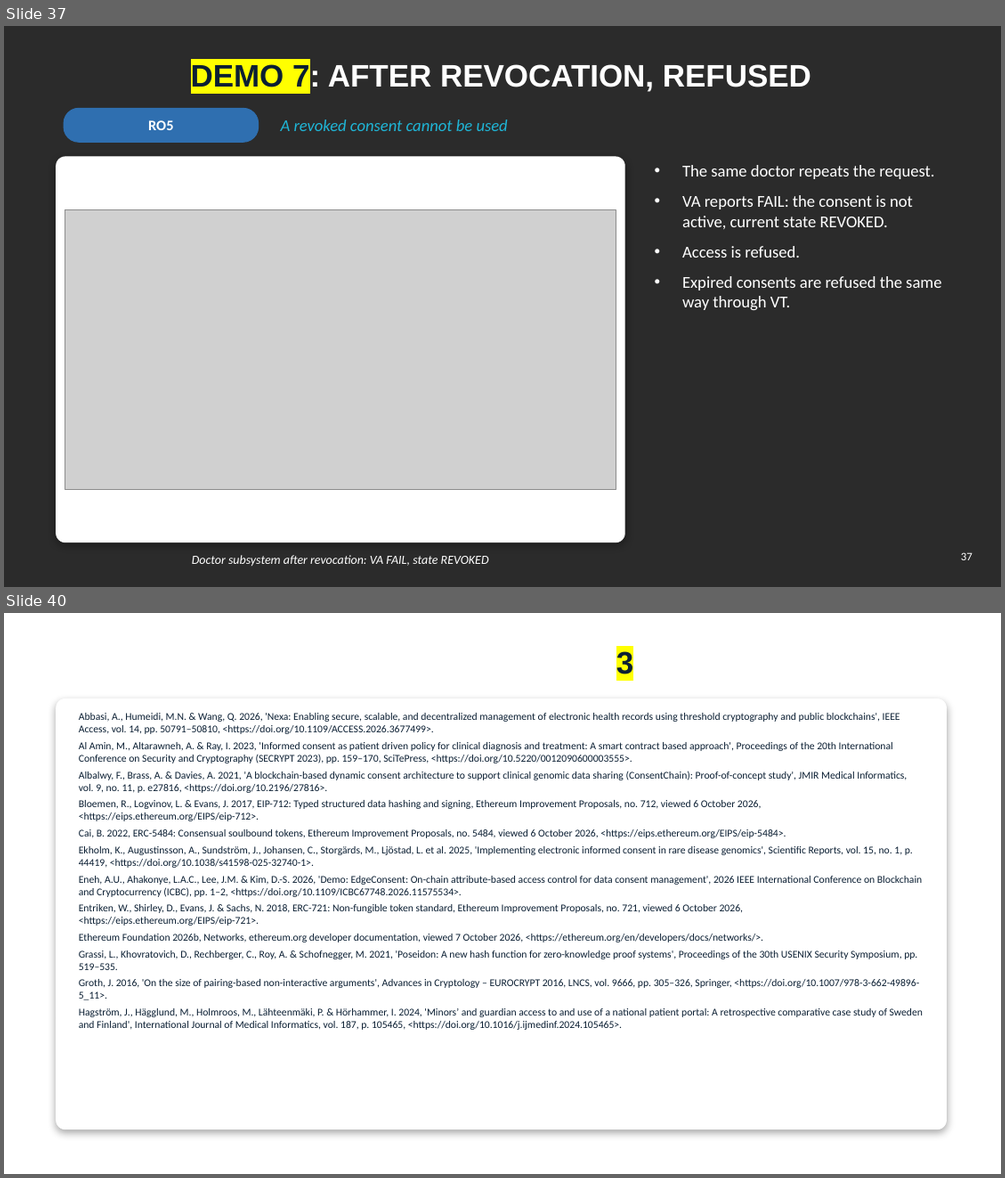
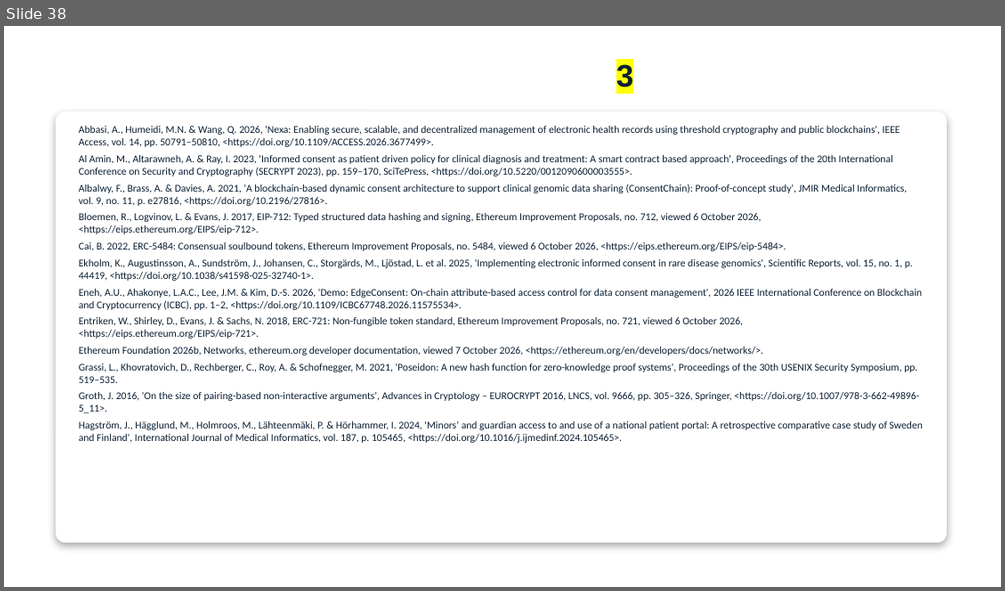
Before and after one commit to yasir12345678900/HealthRWA-Sepolia-Personal-try, a slide deck: docs/Yasir_Candidature_Reassessment_Slides_Simple_YELLOW_changes.pptx. Shown one above the other, each under a label of ours: slides 37 and 40 before the commit, slide 38 after it; the slides between them are not shown. The pictures are 1005x1178 and 1005x591 pixels, drawn with LibreOffice and Linux fonts; fonts in the diff are those of the drawing; grey boxes stand for pictures; background and template pictures are left out; a plain dark background stands for a picture behind light text. Boxes give left, top, right and bottom in pixels: in the first picture for what was removed or moved away, otherwise in the second. Text is boxed around its words. In the diff, an @@ line names an element or a change of style, - is before the commit and + after.

```diff
--- a/docs/Yasir_Candidature_Reassessment_Slides_Simple_YELLOW_changes.pptx
+++ b/docs/Yasir_Candidature_Reassessment_Slides_Simple_YELLOW_changes.pptx
@@ slide 37 removed at (4, 26, 1001, 587), background picture (left out) @@
@@ title removed at (191, 62, 811, 93) @@
-DEMO 7: AFTER REVOCATION, REFUSED
@@ rounded rectangle removed at (64, 108, 259, 142) @@
@@ text removed at (148, 120, 173, 130) @@
-RO5
@@ text removed at (281, 119, 508, 131) @@
-A revoked consent cannot be used
@@ rounded rectangle removed at (57, 157, 624, 542) @@
@@ text removed at (682, 165, 941, 310) @@
-• The same doctor repeats the request.
-• VA reports FAIL: the consent is not active, current state REVOKED.
-• Access is refused.
-• Expired consents are refused the same way through VT.
@@ picture removed at (65, 210, 615, 490) @@
@@ text removed at (192, 555, 489, 565) @@
-Doctor subsystem after revocation: VA FAIL, state REVOKED
@@ page number removed at (961, 552, 972, 560) @@
-37
@@ what was slide 40 is now slide 38 @@
```
Also in this commit, not shown: 6 slides changed, 2 slides added, 3 other slides removed, 3 other files.
